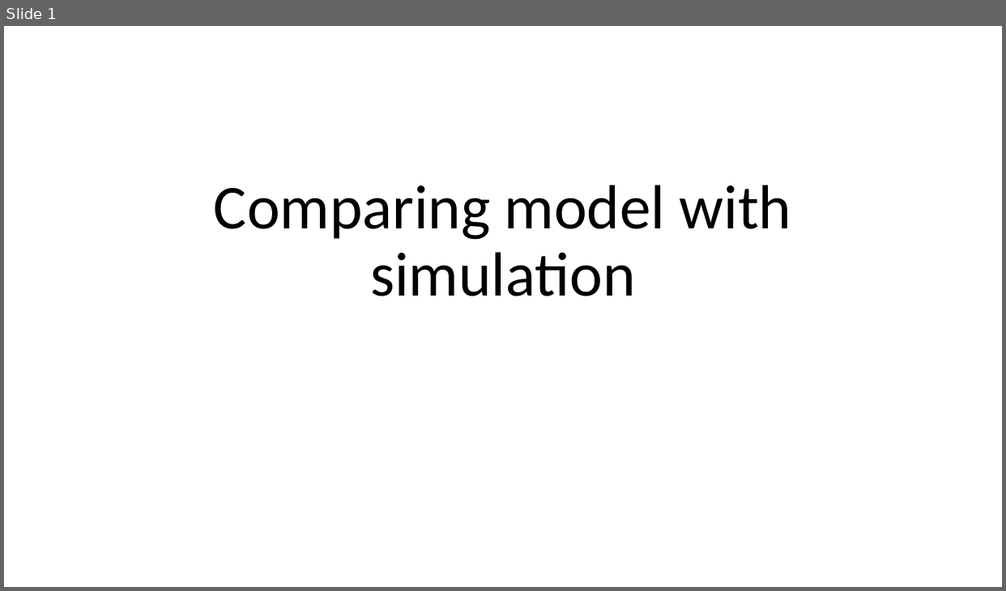
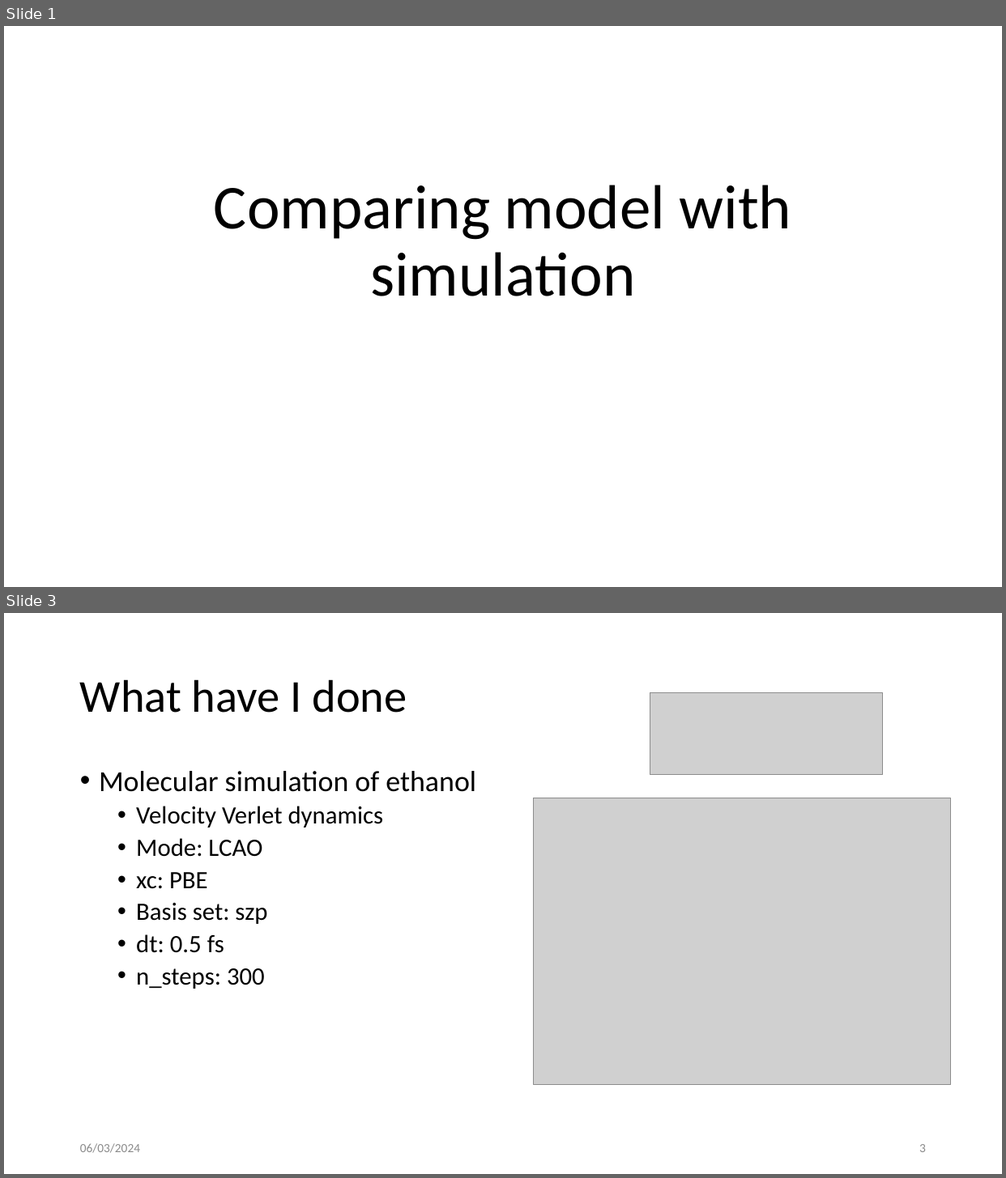
Before and after one commit to BirkDissing/Gemma_group, a slide deck: Master thesis/Meetings/06-03 Comparing model and simulation.pptx. Shown one above the other, each under a label of ours: slide 1 before the commit, slides 1 and 3 after it; the slides between them are not shown. The pictures are 1006x591 and 1006x1178 pixels, drawn with LibreOffice and Linux fonts; fonts in the diff are those of the drawing; grey boxes stand for pictures. Boxes give left, top, right and bottom in pixels: in the first picture for what was removed or moved away, otherwise in the second. Text is boxed around its words. In the diff, an @@ line names an element or a change of style, - is before the commit and + after.

```diff
--- a/Master thesis/Meetings/06-03 Comparing model and simulation.pptx
+++ b/Master thesis/Meetings/06-03 Comparing model and simulation.pptx
@@ slide 3 added at [4,613,1002,1174], background #FFFFFF @@
@@ title added at [80,679,407,713], 44 pt, text #000000 @@
+What have I done
@@ picture added at [650,693,883,775] @@
@@ text added at [99,771,476,989], 24 pt, text #000000 @@
+• Molecular simulation of ethanol
+  • Velocity Verlet dynamics
+  • Mode: LCAO
+  • xc: PBE
+  • Basis set: szp
+  • dt: 0.5 fs
+  • n_steps: 300
@@ picture added at [533,798,950,1084] @@
@@ text added at [80,1144,140,1153], 12 pt, text #8C8C8C @@
+06/03/2024
@@ page number added at [919,1144,926,1152], 12 pt, text #8C8C8C @@
+3
```
Also in this commit, not shown: 7 slides changed, 1 other slide added, 2 other files.
